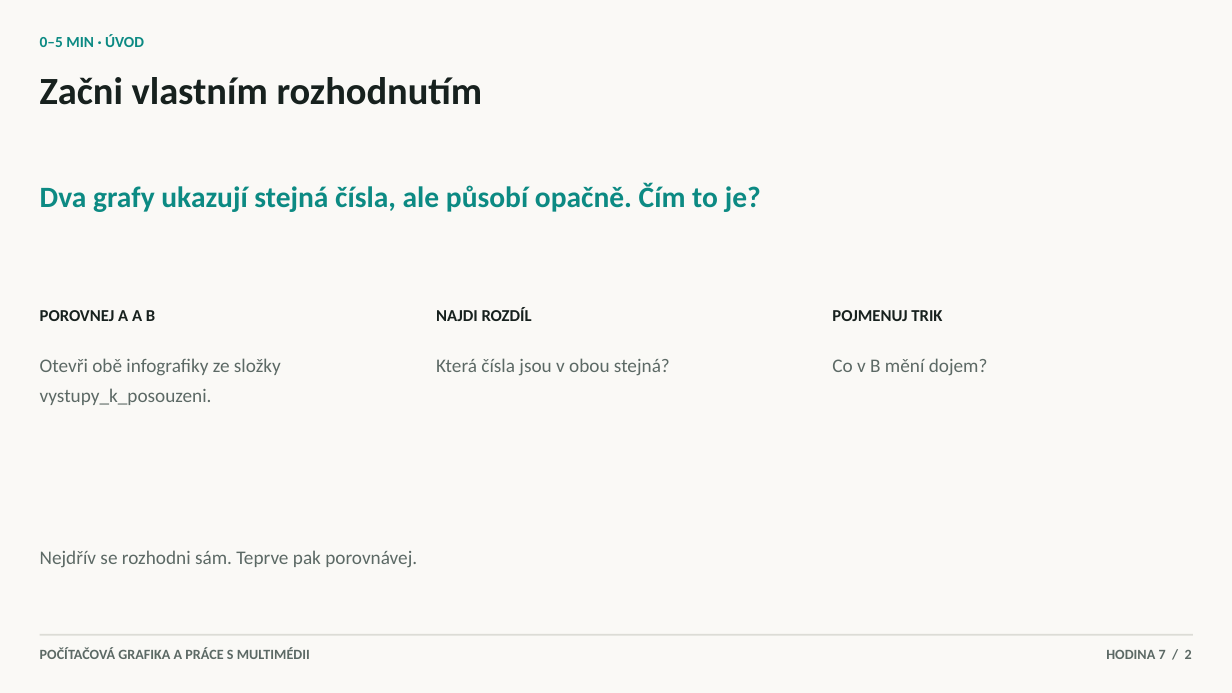
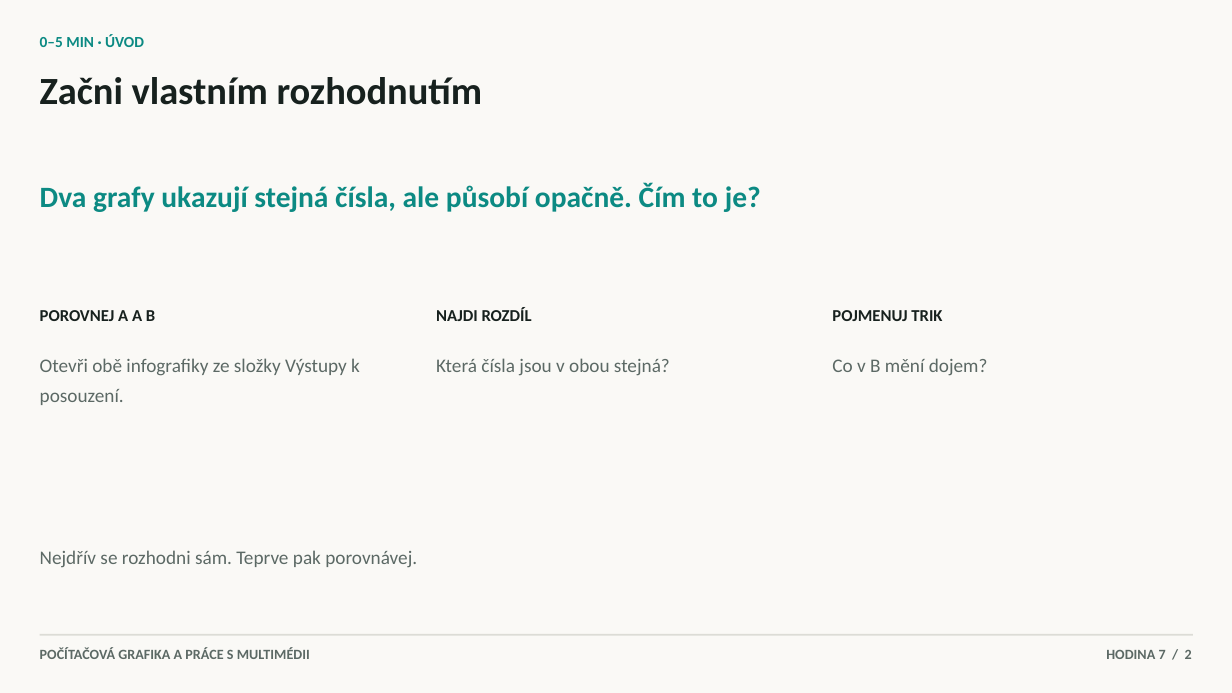
Before and after one commit to hlaska18/karel_hlas-web, a slide deck: slide 2 of public/materialy/1L/6/Prezentace k hodinám/7. Infografika a prezentace.pptx. Drawn at 1232x693 pixels with LibreOffice and Linux fonts; fonts in the diff are those of the drawing. Boxes give left, top, right and bottom in pixels: in the first picture for what was removed or moved away, otherwise in the second. Text is boxed around its words. In the diff, an @@ line names an element or a change of style, - is before the commit and + after.

```diff
--- a/public/materialy/1L/6/Prezentace k hodinám/7. Infografika a prezentace.pptx
+++ b/public/materialy/1L/6/Prezentace k hodinám/7. Infografika a prezentace.pptx
@@ text at [40,358,360,405]: text changed @@
-Otevři obě infografiky ze složky vystupy_k_posouzeni.
+Otevři obě infografiky ze složky Výstupy k posouzení.
```
Also in this commit, not shown: 1 other slide changed, 53 other files.
